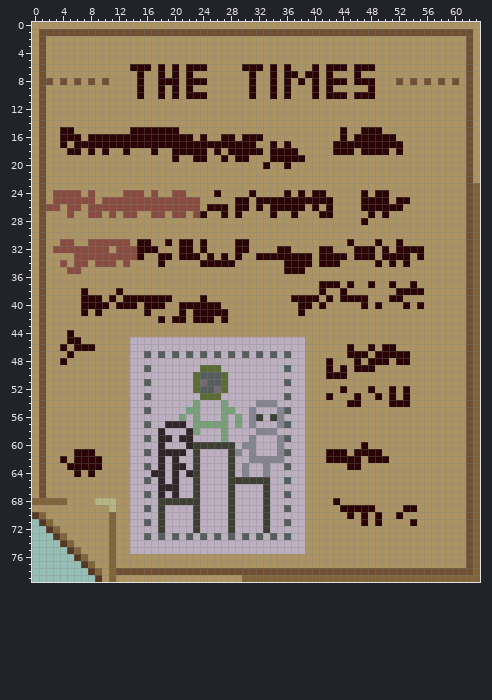
Two states of a pixel-art file, textures/new-report.aseprite. Above: the version before the commit.
64x80 pixels, 1 frame.
New version:
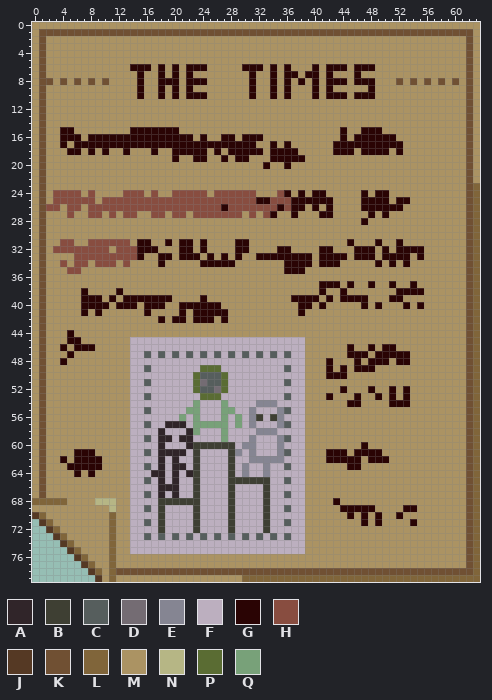
Palette (. is transparent): A #302529  B #3e3f33  C #565e5d  D #746c73  E #858592  F #bcafbf  G #2a0404  H #884d40  J #553924  K #705033  L #80653a  M #ab9363  N #b6b685  P #5a6c33  Q #78a179
The edit:
--- layer "Text 2"
@@ x 20..38 @@
 23 MMMMMMMMMMMMMMMMMMM
-24 HHMMMMGMMMMGMMMMGMG
-25 HHHHMMMMMGGMGGGGGGG
-26 HHHHMGGGMGGMGMGGGGG
-27 HHMHGMMGMGMMMMGMMGM
+24 HHHHHMHHHHHHMMMHGMG
+25 HHHHHHHHHHHHGGHHHGG
+26 HHHHHHHGHHHHHHHGHGG
+27 HHMHHHHHHHMHMHGMMGM
 28 MMMMMMMMMMMMMMMMMMM
Pixel boxes of the changes (left, top, right, bottom) in both pictures:
changed: (186, 190, 291, 218)
